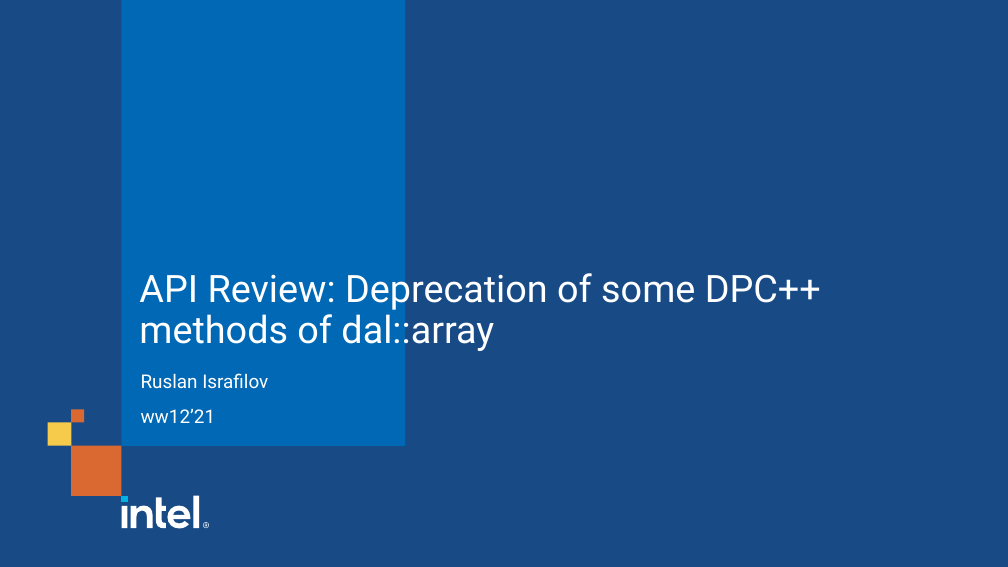
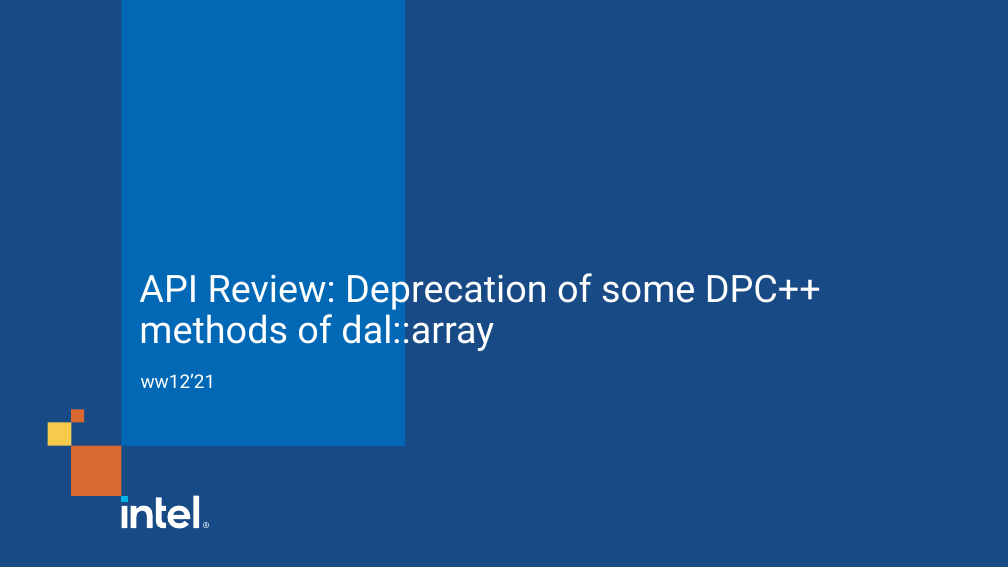
Before and after one commit to uxlfoundation/oneAPI-spec, a slide deck: slide 1 of oneDAL/proposals/2021-03-21/array-methods-deprecation.pptx. Drawn at 1008x567 pixels with LibreOffice and Linux fonts; fonts in the diff are those of the drawing. Boxes give left, top, right and bottom in pixels: in the first picture for what was removed or moved away, otherwise in the second. Text is boxed around its words. In the diff, an @@ line names an element or a change of style, - is before the commit and + after.

Commit message:
minor changes in presentation

```diff
--- a/oneDAL/proposals/2021-03-21/array-methods-deprecation.pptx
+++ b/oneDAL/proposals/2021-03-21/array-methods-deprecation.pptx
@@ text at box(141, 373, 268, 389): paragraph removed @@
-Ruslan Israfilov
```
